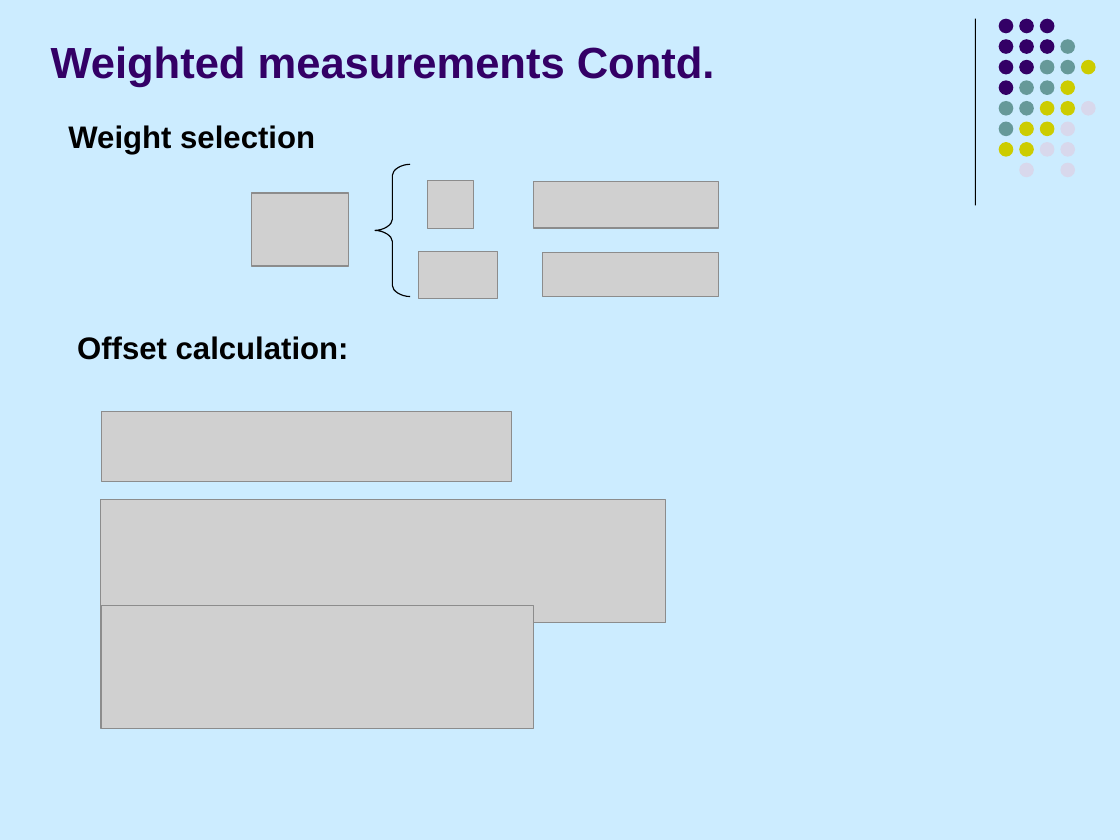
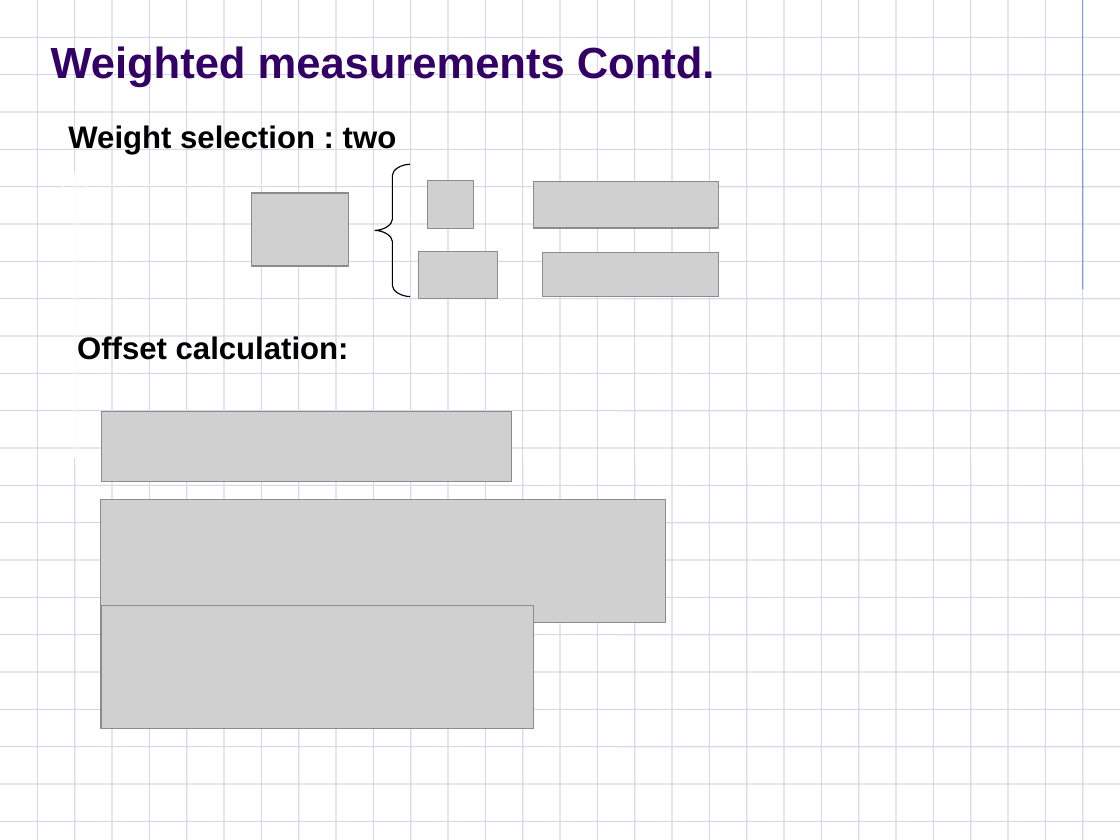
Before and after one commit to fasalex/symposium, a slide deck: slide 25 of Presentation.ppt (slide 24 before the commit). Drawn at 1120x840 pixels with LibreOffice and Linux fonts; fonts in the diff are those of the drawing; grey boxes stand for pictures; background and template pictures are left out. Boxes give left, top, right and bottom in pixels: in the first picture for what was removed or moved away, otherwise in the second. Text is boxed around its words. In the diff, an @@ line names an element or a change of style, - is before the commit and + after.

```diff
--- a/Presentation.ppt
+++ b/Presentation.ppt
@@ background #CCECFF to #FFFFFF @@
@@ line removed from (976, 19) to (976, 205) @@
@@ text at box(68, 125, 397, 154): text changed @@
-Weight selection
+Weight selection : two
@@ group added at box(0, 0, 1120, 840): 54 lines, 1 freeform shape @@
@@ group removed at box(999, 19, 1095, 177): 31 ellipses @@
```
Also in this commit, not shown: 37 other slides changed, 4 slides added, 5 slides removed, 13 other files.
